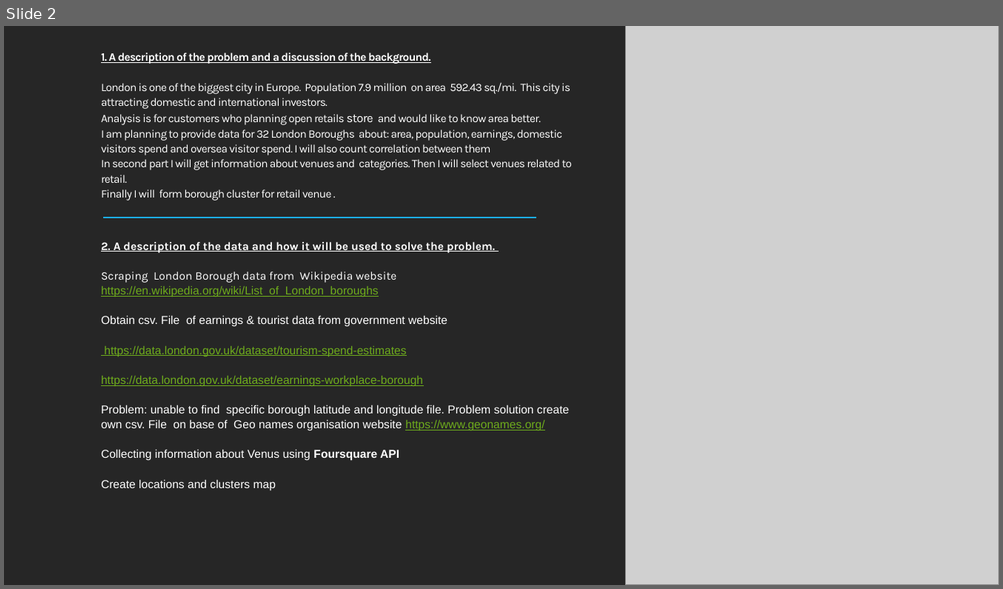
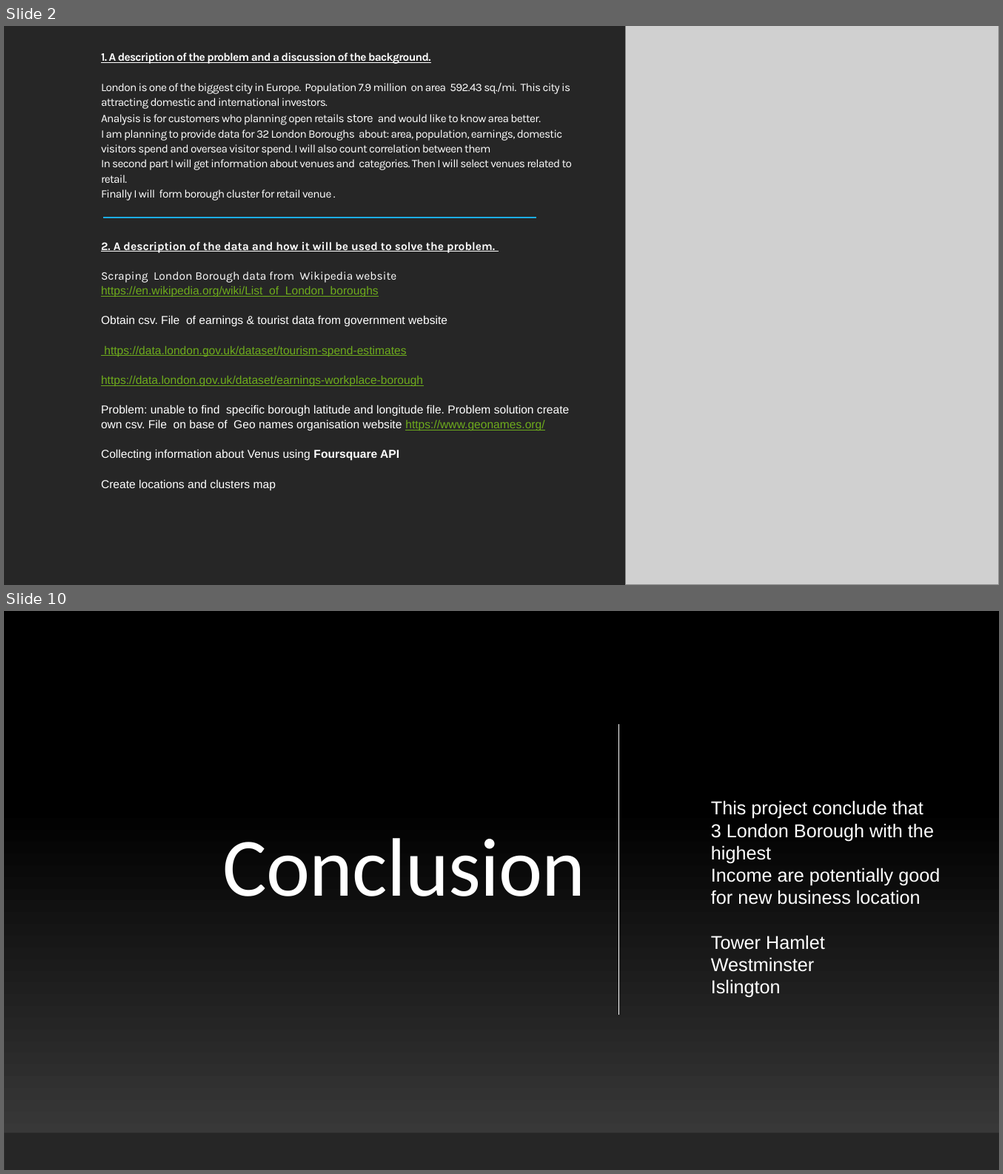
Before and after one commit to MC-01/notebook, a slide deck: Location for new Retail Business London Borough Analysis.pptx. Shown one above the other, each under a label of ours: slide 2 before the commit, slides 2 and 10 after it; the slides between them are not shown. The pictures are 1003x589 and 1003x1174 pixels, drawn with LibreOffice and Linux fonts; fonts in the diff are those of the drawing; grey boxes stand for pictures. Boxes give left, top, right and bottom in pixels: in the first picture for what was removed or moved away, otherwise in the second. Text is boxed around its words. In the diff, an @@ line names an element or a change of style, - is before the commit and + after.

```diff
--- a/Location for new Retail Business London Borough Analysis.pptx
+++ b/Location for new Retail Business London Borough Analysis.pptx
@@ slide 10 added at <box>4,611,999,1170</box>, background gradient #3F3F3F to #000000 @@
@@ rectangle added at <box>4,611,999,1170</box>, fill gradient #3F3F3F to #000000 @@
@@ line added from (619, 724) to (619, 1014), #FFFFFF 1 pt @@
@@ text added at <box>711,800,939,972</box>, 18 pt, text #FFFFFF @@
+This project conclude that
+3 London Borough with the highest
+Income are potentially good
+for new business location
+Tower Hamlet
+Westminster
+Islington
@@ title added at <box>222,838,586,897</box>, 80 pt, text #FFFFFF @@
+Conclusion
@@ rectangle added at <box>4,985,999,1170</box>, fill #262626 @@
@@ line added from (102, 976) to (908, 976), #FFFFFF 1 pt @@
@@ rectangle added at <box>4,1133,999,1170</box>, fill #262626 @@
```
Also in this commit, not shown: 7 other slides added, 1 slide removed.
